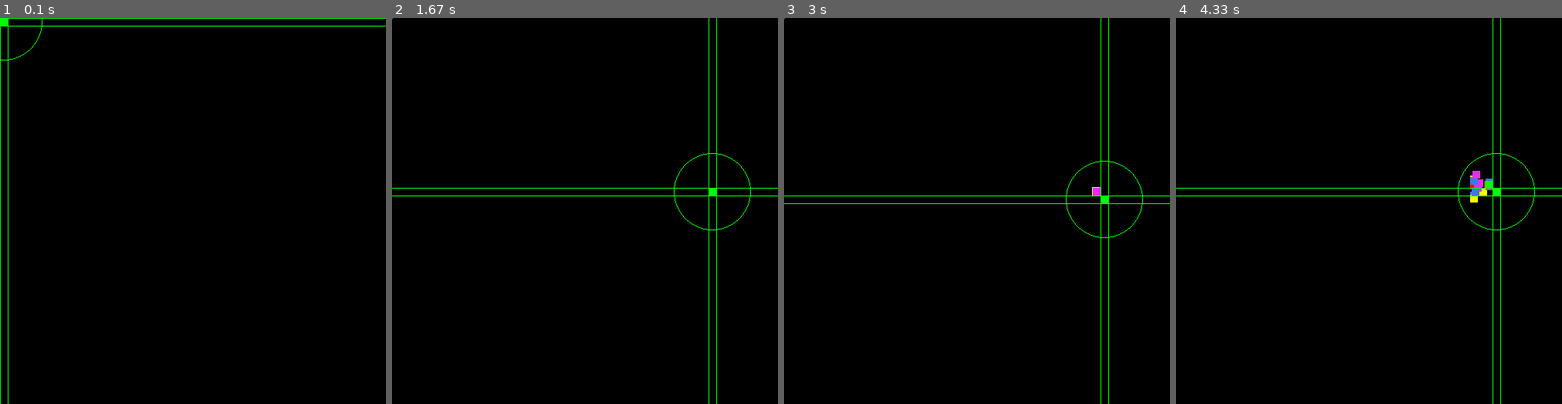
Above: before the commit, frames 1-4 (left to right).
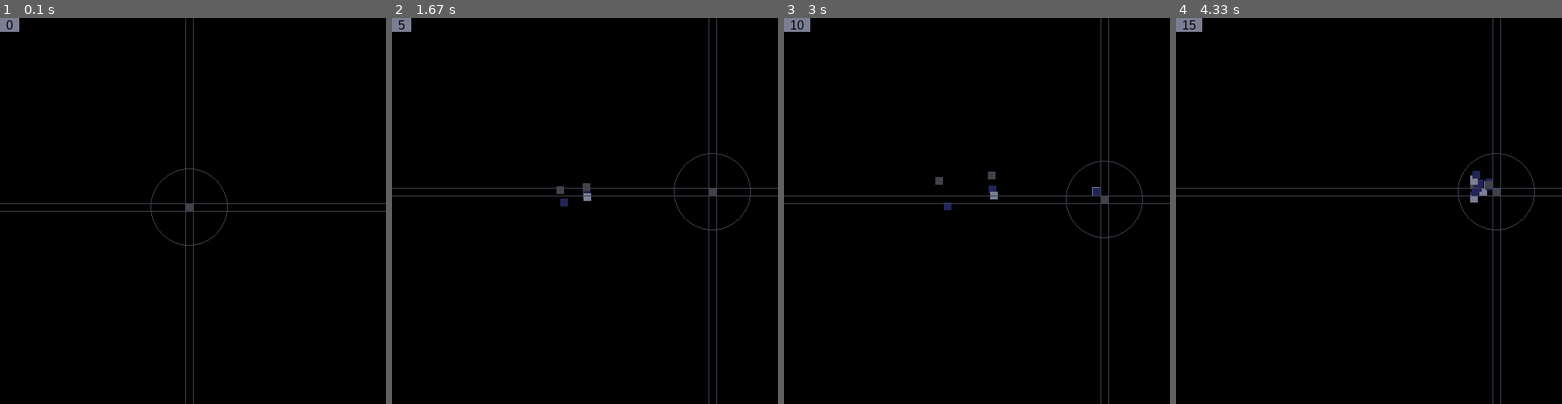
Above: after the commit, the same moments.

Repository: dev-one-company/pygame-particles
Game: pygame game, started from main.py
Same seed, same stepped clock (60 frames per second), same inputs: the game is played once before the commit and once after it.
Inputs (mouse positions are in pixels of both pictures, inside the frame that each line leads up to):
- Up to frame 1 (0.1 s): no input
- Up to frame 2 (1.67 s): tap Space at 0.33 s; hold Right 0.67-1.13 s; click (708, 199) at 1.22 s; hold Up from 1.5 s (still down); move the mouse to (585, 238) at 1.53 s
- Up to frame 3 (3 s): release Up at 1.8 s; hold Right 1.83-2.3 s; hold Left 2.33-2.87 s; hold Down from 2.9 s (still down); tap Space at 2.97 s
- Up to frame 4 (4.33 s): release Down at 3.2 s; hold Left 3.23-3.63 s; tap Space at 3.3, 3.6, 3.73, 4.13 s; tap D at 3.38 s; hold Up 3.67-4.03 s; hold Right from 4.07 s (still down)

The runs differ from the first frame. In frame 1, 1.9% of the frame differs, in the area x 0-100%, y 0-100%; in frame 2, 1.3%; in frame 3, 1.4%; in frame 4, 1.5%.

Commit message:
change colors

Diff:
--- a/main.py
+++ b/main.py
@@ -9,20 +9,22 @@
 SIZE = WIDTH, HEIGHT = 500, 500
 S = 10
 BORDER_WIDTH, CUBE_SIZE = 1, S
-x, y, g = 0, 0, 0.1
+x, y, g = (WIDTH / 2) - ((WIDTH / 2) % S) - S, (HEIGHT / 2) - ((HEIGHT / 2) % S) - S, 0.1
+print(x, y)
 
 screen = pygame.display.set_mode(SIZE)
 
-YELLOW = (255, 255, 0)
 GREEN = (0, 255, 0)
 RED = (255, 0, 0)
 BLACK = (0, 0, 0)
-LIGHT_BLUE = (57, 122, 227)
-PURPLE = (228, 45, 235)
-COLORS = [GREEN, RED, YELLOW, LIGHT_BLUE, PURPLE]
-
+GRAY = (65, 66, 77)
+LIGHT_GRAY = (124, 126, 148)
+DARK_BLUE = (33, 37, 87)
+COLORS = [GRAY, LIGHT_GRAY, DARK_BLUE]
 
 list_of_cubes = []
+
+font = pygame.font.SysFont(pygame.font.get_fonts()[0], 16)
 
 
 def x_left_is_valid(_x: int):
@@ -74,6 +76,7 @@
             x = pos[0] - (pos[0] % S)
             y = pos[1] - (pos[1] % S)
 
+    # draw cubes
     for cube_config in list_of_cubes:
         cube = pygame.Surface((CUBE_SIZE, CUBE_SIZE))
         cube.fill(cube_config[2])
@@ -88,32 +91,40 @@
             cube_config[4] = -cube_config[4]
             cube_config[1] = cube_config[1] + cube_config[4]
 
+    # draw horizontal line
     for i in range(HEIGHT // S):
         line_horizontal = pygame.Surface((WIDTH, BORDER_WIDTH))
         if y + S == int(S * i):
-            line_horizontal.fill(GREEN)
+            line_horizontal.fill(GRAY)
             screen.blit(line_horizontal, (0, int(S * i)))
         elif y == int(S * i):
-            line_horizontal.fill(GREEN)
+            line_horizontal.fill(GRAY)
             screen.blit(line_horizontal, (0, int(S * i)))
 
+    # draw vertical line
     for i in range(WIDTH // S):
         line_vertical = pygame.Surface((BORDER_WIDTH, HEIGHT))
         if x + S == int(S * i):
-            line_vertical.fill(GREEN)
+            line_vertical.fill(GRAY)
             screen.blit(line_vertical, (int(S * i), 0))
         elif x == int(S * i):
-            line_vertical.fill(GREEN)
+            line_vertical.fill(GRAY)
             screen.blit(line_vertical, (int(S * i), 0))
 
+    # draw circle
     CIRCLE_RAY = S * 5
     CIRCLE_X = x + (S / 2)
     CIRCLE_Y = y + (S / 2)
-    circle = pygame.draw.circle(screen, GREEN, (CIRCLE_X, CIRCLE_Y), CIRCLE_RAY, BORDER_WIDTH)
+    circle = pygame.draw.circle(screen, GRAY, (CIRCLE_X, CIRCLE_Y), CIRCLE_RAY, BORDER_WIDTH)
 
+    # draw rect between lines
     rect = pygame.Surface((S, S))
-    rect.fill(GREEN)
+    rect.fill(GRAY)
     screen.blit(rect, (x, y))
+
+    # draw text
+    text = font.render("  " + str(len(list_of_cubes)) + "  ", True, BLACK, LIGHT_GRAY)
+    screen.blit(text, (0, 0))
+
     pygame.display.update()
-
     screen.fill((0, 0, 0))
